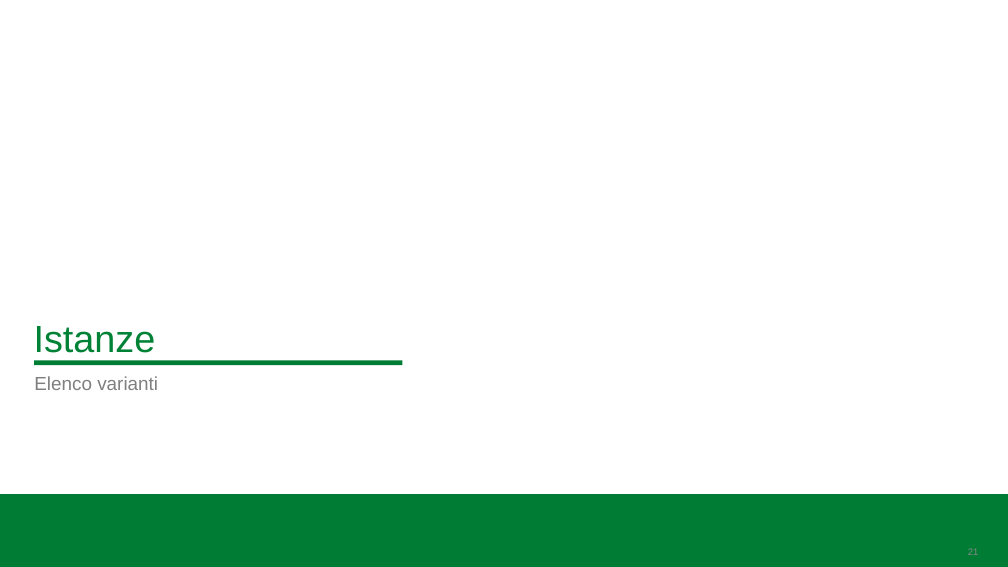
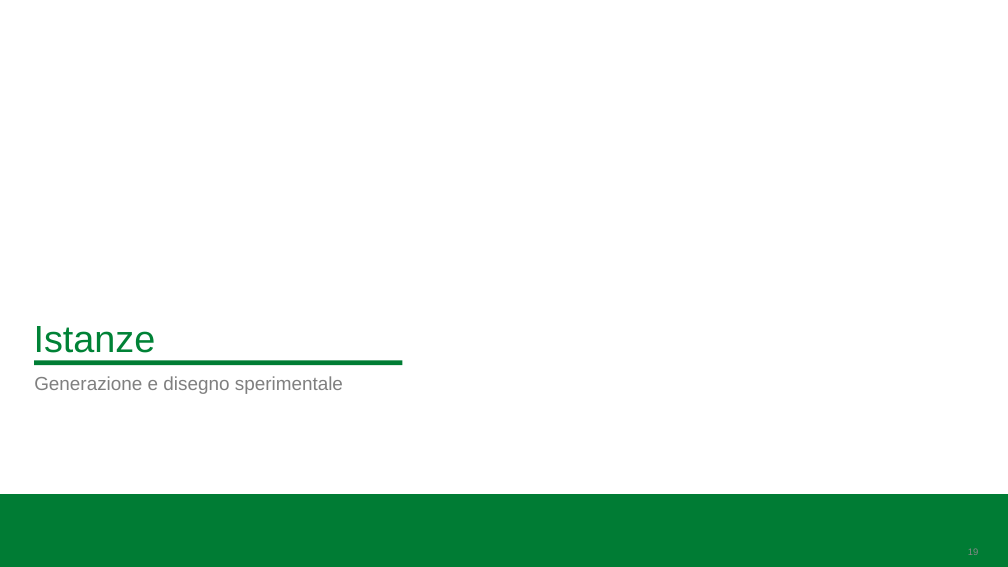
Before and after one commit to BitSquish/Assembly-Line-Balancing, a slide deck: slide 19 of slides/Assembly Line Balancing Problem.pptx (slide 21 before the commit). Drawn at 1008x567 pixels with LibreOffice and Linux fonts; fonts in the diff are those of the drawing; background and template pictures are left out. Boxes give left, top, right and bottom in pixels: in the first picture for what was removed or moved away, otherwise in the second. Text is boxed around its words. In the diff, an @@ line names an element or a change of style, - is before the commit and + after.

```diff
--- a/slides/Assembly Line Balancing Problem.pptx
+++ b/slides/Assembly Line Balancing Problem.pptx
@@ text at [34,376,343,394]: text changed @@
-Elenco varianti
+Generazione e disegno sperimentale
@@ page number at [968,548,979,555]: text changed @@
-21
+19
```
Also in this commit, not shown: 15 other slides changed, 12 slides added, 9 slides removed, 1 other file.
